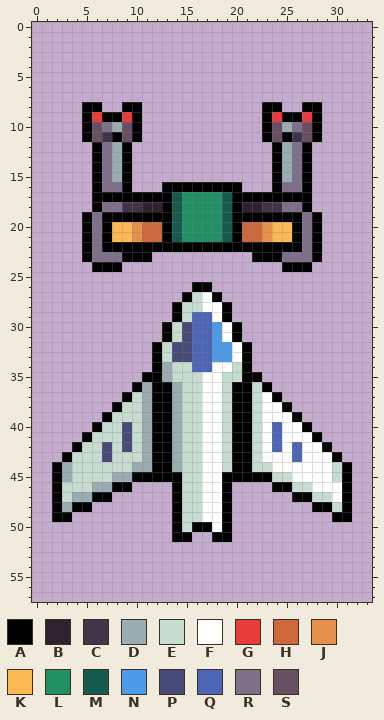
Edited in one commit: pixel-art sprite (assets/img/disparar/disparar_1.png). The picture above is the old version.
The file is 34x58 pixels.
Palette (. is transparent): A #000000  B #2e222f  C #3e3546  D #9babb2  E #c7dcd0  F #ffffff  G #e83b3b  H #cd683d  J #e6904e  K #fbb954  L #239063  M #165a4c  N #4d9be6  P #484a77  Q #4d65b4  R #7f708a  S #694f62
Pixels before, first column x 2:
 8 ...AA..AA............AA..AA...
 9 ...AGAAGA............AGAAGA...
10 ...ASRDSA............ASDRSA...
11 ...ASCASA............ASACSA...
12 ....ARDA..............ADRA....
13 ....ARDA..............ADRA....
14 ....ARDA..............ADRA....
15 ....ARDA..............ADRA....
16 ....ARRA...AAAAAAAA...ARRA....
17 ....AAAAAAAAMLLLLMAAAAAAAA....
18 ....ARRCCBBAMLLLLMABBCCRRA....
19 ...ARAAAAAAAMLLLLMAAAAAAARA...
20 ...ARAKKJHHAMLLLLMAHHJKKARA...
21 ...ARAKKJHHAMLLLLMAHHJKKARA...
22 ...ARAAAAAAAAAAAAAAAAAAAARA...
23 ...ARRRAAA..........AAARRRA...
24 ....AAA................AAA....
25 ..............................
26 ..............AA..............
27 .............AEFA.............
28 ............AEEFFA............
29 ............AEQQFA............
30 ...........AEPQQNFA...........
31 ...........AEPQQNFA...........
32 ..........AEPPQQNNFA..........
33 ..........AEPPQQNNFA..........
34 ..........ADEEQQFFEA..........
35 .........AADEEEFFEEAA.........
36 ........ADAADEEFFEAAEA........
37 .......AEDAADEEFFEAAEFA.......
38 ......AEEDAADEEFFEAAEFFA......
39 .....AEEEDAADEEFFEAAEFFFA.....
40 ....AEEPEDAADEEFFEAAEFQFFA....
41 ...AEEEPEDAADEEFFEAAEFQFFFA...
42 ..AEEPEPEDAADEEFFEAAEFQFQFFA..
43 .AEEEPEEEDAADEEFFEAAEFFFQFFFA.
44 ADEEEEEEDDAADEEFFEAAEEFFFFFFEA
45 ADEEEEDDAAAAAEEFFAAAAAEEFFFFEA
46 AEEEDDAA....AEEFFA....AAEEFFFA
47 AEDDAA......AEEFFA......AAEEFA
48 ADAA........AEEFFA........AAEA
49 AA..........AEEFFA..........AA
50 ............AEAAFA............
51 ............AA..AA............
After:
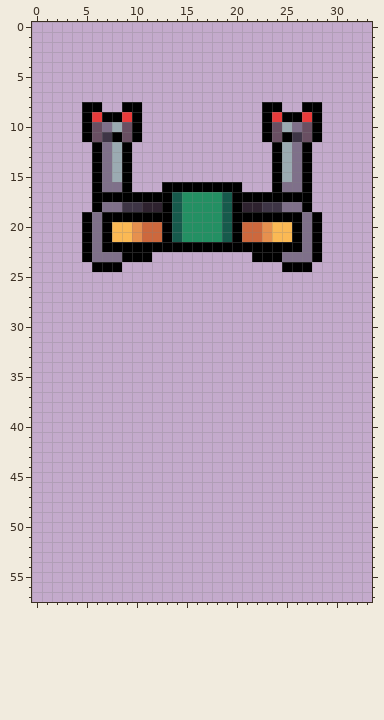
Difference:
y 26: x 16..17 AA -> ..
y 27: x 15..18 AEFA -> ....
y 28: x 14..19 AEEFFA -> ......
y 29: x 14..19 AEQQFA -> ......
y 30..31: x 13..20 AEPQQNFA -> ........
y 32..33: x 12..21 AEPPQQNNFA -> ..........
y 34: x 12..21 ADEEQQFFEA -> ..........
y 35: x 11..22 AADEEEFFEEAA -> ............
y 36: x 10..23 ADAADEEFFEAAEA -> ..............
y 37: x 9..24 AEDAADEEFFEAAEFA -> ................
y 38: x 8..25 AEEDAADEEFFEAAEFFA -> ..................
y 39: x 7..26 AEEEDAADEEFFEAAEFFFA -> ....................
y 40: x 6..27 AEEPEDAADEEFFEAAEFQFFA -> ......................
y 41: x 5..28 AEEEPEDAADEEFFEAAEFQFFFA -> ........................
y 42: x 4..29 AEEPEPEDAADEEFFEAAEFQFQFFA -> ..........................
y 43: x 3..30 AEEEPEEEDAADEEFFEAAEFFFQFFFA -> ............................
y 44: x 2..31 ADEEEEEEDDAADEEFFEAAEEFFFFFFEA -> ..............................
y 45: x 2..31 ADEEEEDDAAAAAEEFFAAAAAEEFFFFEA -> ..............................
y 46: x 2..9 AEEEDDAA -> ........; x 14..19 AEEFFA -> ......; x 24..31 AAEEFFFA -> ........
y 47: x 2..7 AEDDAA -> ......; x 14..19 AEEFFA -> ......; x 26..31 AAEEFA -> ......
y 48: x 2..5 ADAA -> ....; x 14..19 AEEFFA -> ......; x 28..31 AAEA -> ....
y 49: x 2..3 AA -> ..; x 14..19 AEEFFA -> ......; x 30..31 AA -> ..
y 50: x 14..19 AEAAFA -> ......
y 51: x 14..15 AA -> ..; x 18..19 AA -> ..
